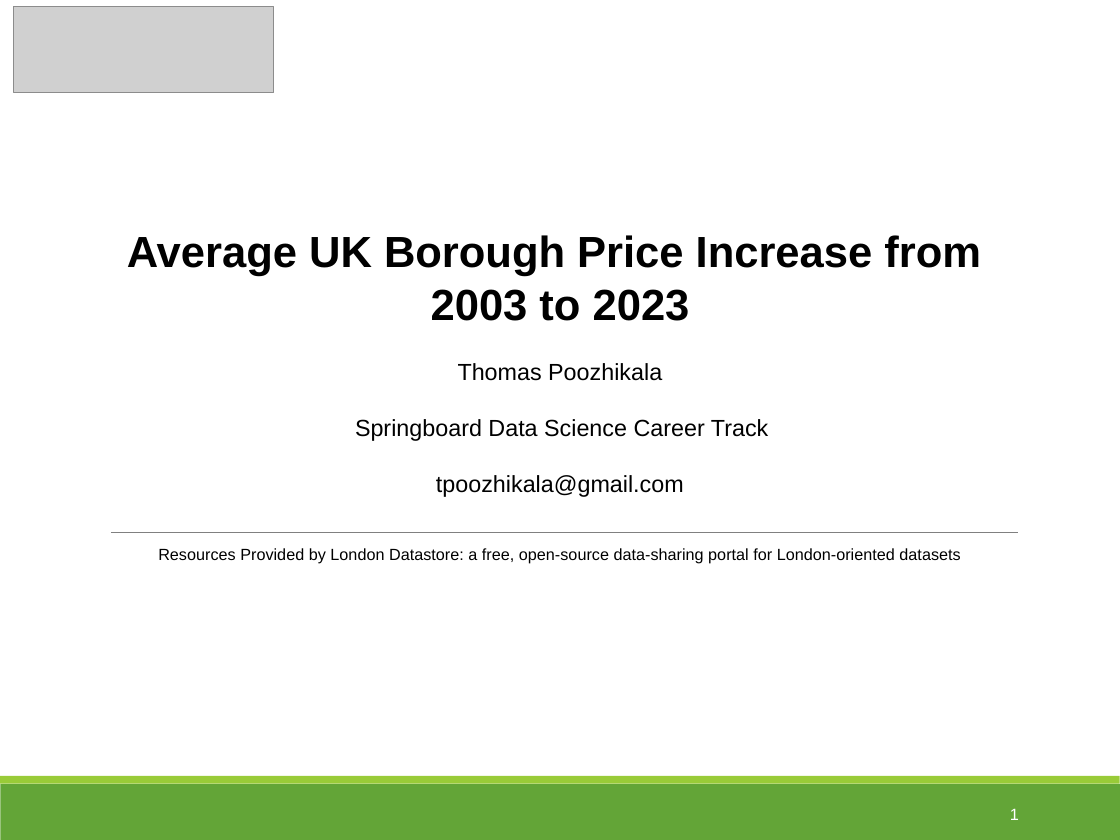
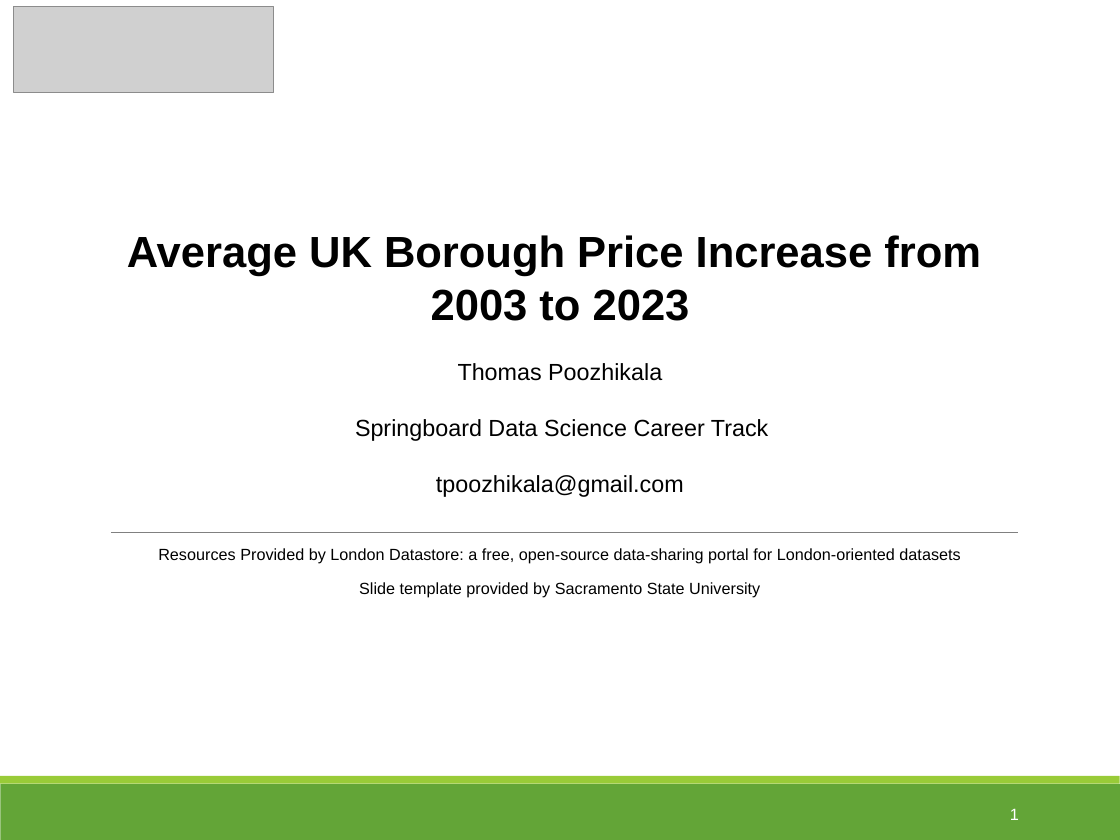
Before and after one commit to tpoozhikala/Springboard, a slide deck: slide 1 of UK_House_Prices_Challenge/UK_Housing_Prices_Presentation.pptx. Drawn at 1120x840 pixels with LibreOffice and Linux fonts; fonts in the diff are those of the drawing; grey boxes stand for pictures. Boxes give left, top, right and bottom in pixels: in the first picture for what was removed or moved away, otherwise in the second. Text is boxed around its words. In the diff, an @@ line names an element or a change of style, - is before the commit and + after.

Commit message:
Added new text to presentation file

```diff
--- a/UK_House_Prices_Challenge/UK_Housing_Prices_Presentation.pptx
+++ b/UK_House_Prices_Challenge/UK_Housing_Prices_Presentation.pptx
@@ text at box(359, 582, 760, 598): paragraph added @@
+Slide template provided by Sacramento State University
```
